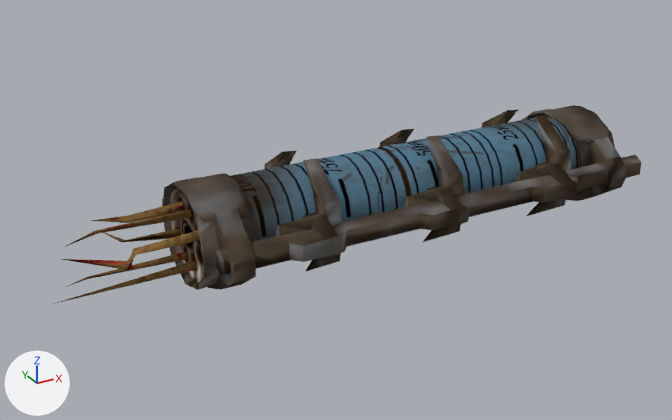
A saved change to the Blender file models/mesh/adrenaline/adrenalin.blend.
One viewpoint serves both versions: a 50 mm lens placed at (-2.82, -4.45, 2.25), pointed at (-0.35, 0.04, 0.01). The axes (+X, +Y, +Z) are drawn at lower left. The lights are the same throughout. The older version comes first.

Objects in the first picture: 'adrenaline_main_parent'.
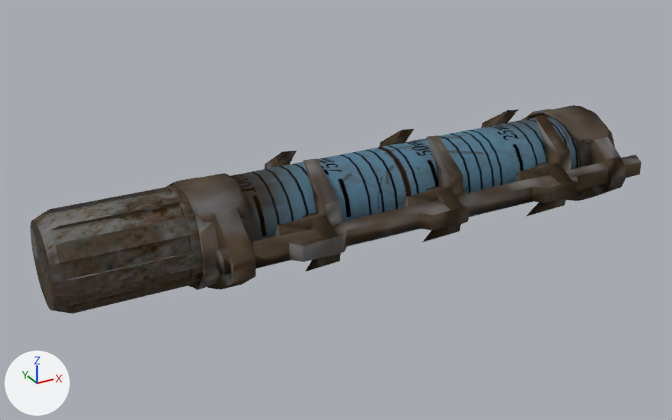
The change, as a list of edits to the scene's bpy script:
```text
Change ob_adrenaline_cap:
    remove ob_adrenaline_cap.hide_set(True)
```

What differs and where, as boxes (x1, y1, x2, y2) in the pictures (672 x 420 px):
'adrenaline_cap', shown: after (30, 185, 203, 314)
